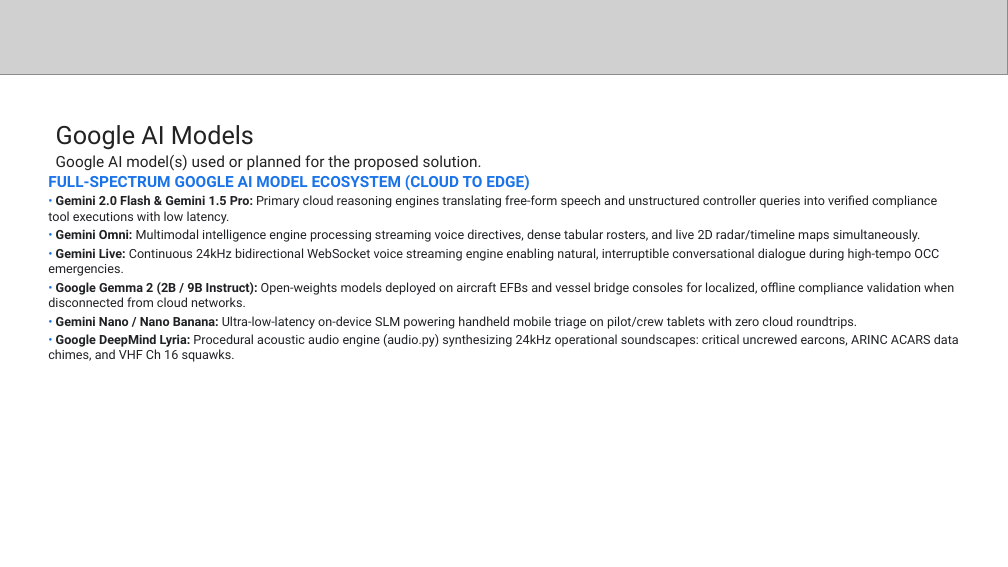
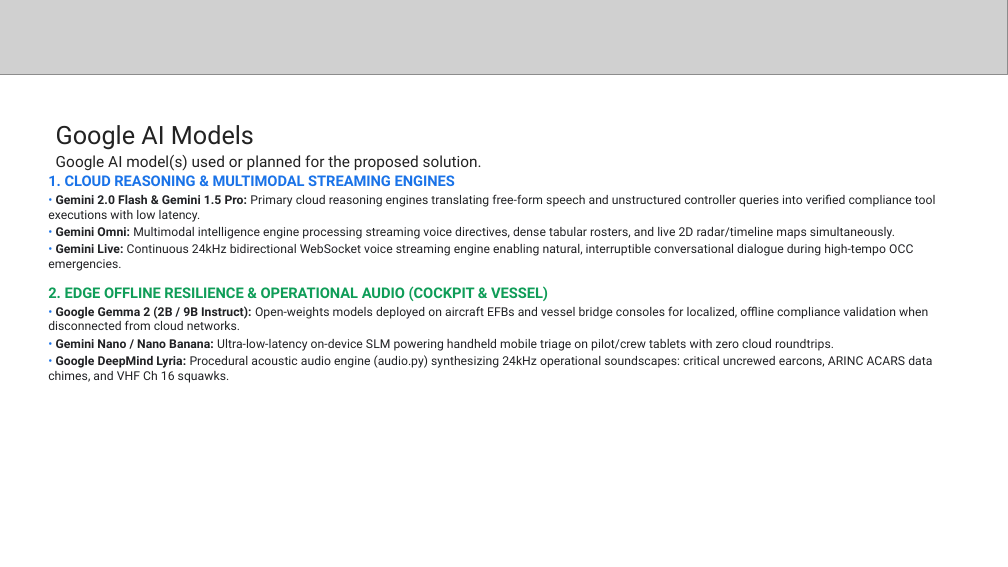
Before and after one commit to chiraghs/crewops, a slide deck: slide 6 of submission/CrewOps - Startup Buildathon Idea Submission.pptx. Drawn at 1008x567 pixels with LibreOffice and Linux fonts; fonts in the diff are those of the drawing; grey boxes stand for pictures. Boxes give left, top, right and bottom in pixels: in the first picture for what was removed or moved away, otherwise in the second. Text is boxed around its words. In the diff, an @@ line names an element or a change of style, - is before the commit and + after.

Commit message:
docs(deck): split Google AI Models slide into two dedicated sections for cloud reasoning and edge offline resilience

```diff
--- a/submission/CrewOps - Startup Buildathon Idea Submission.pptx
+++ b/submission/CrewOps - Startup Buildathon Idea Submission.pptx
@@ text at <box>48,175,455,186</box>: text changed; size 11 to 10.5 pt @@
-FULL-SPECTRUM GOOGLE AI MODEL ECOSYSTEM (CLOUD TO EDGE)
+1. CLOUD REASONING & MULTIMODAL STREAMING ENGINES
@@ text at <box>48,194,936,383</box>: size 9 to 8.7 pt @@
@@ text at <box>48,286,548,301</box>: paragraph added @@
+2. EDGE OFFLINE RESILIENCE & OPERATIONAL AUDIO (COCKPIT & VESSEL)
```
Also in this commit, not shown: 2 other files.
